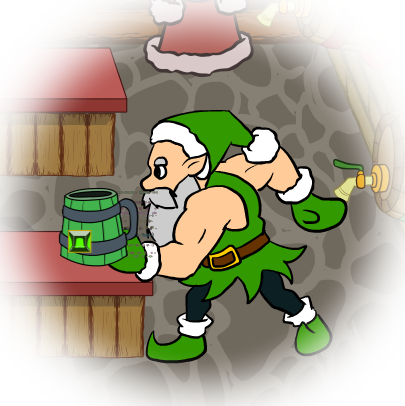
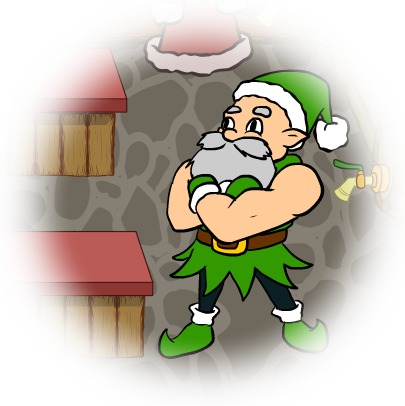
Layer changes from the first 405 x 406 image to the second:
showed "3", painted on it over [0, 0, 405, 406]
hid "2", painted on it over [0, 0, 405, 406]
